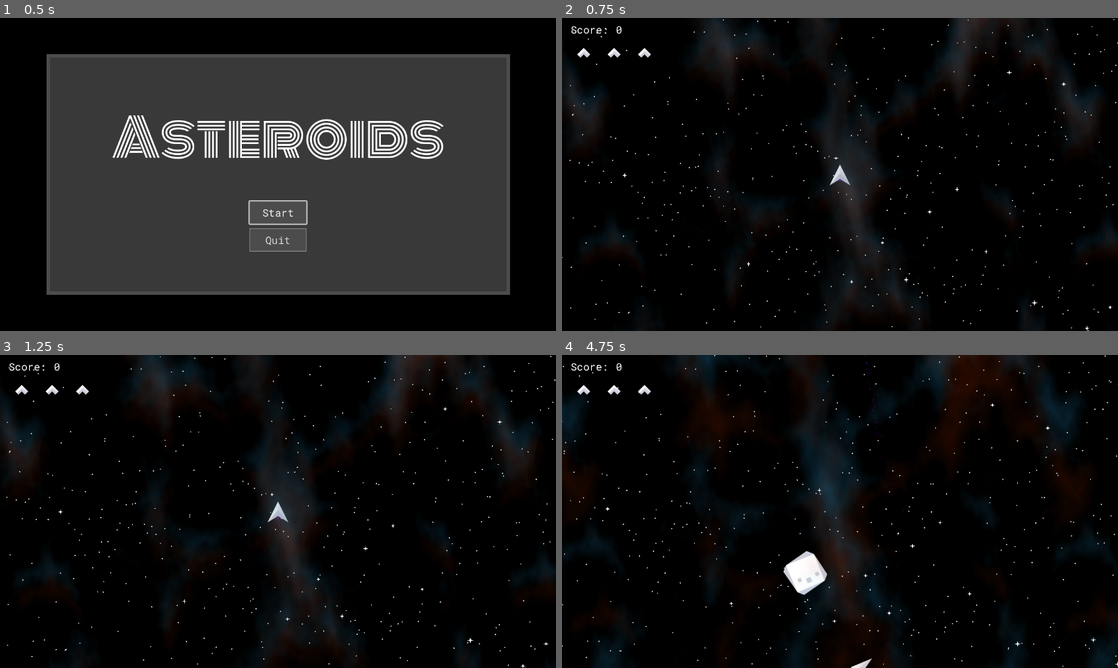
Above: before the commit, frames 1-4 (two rows, left to right).
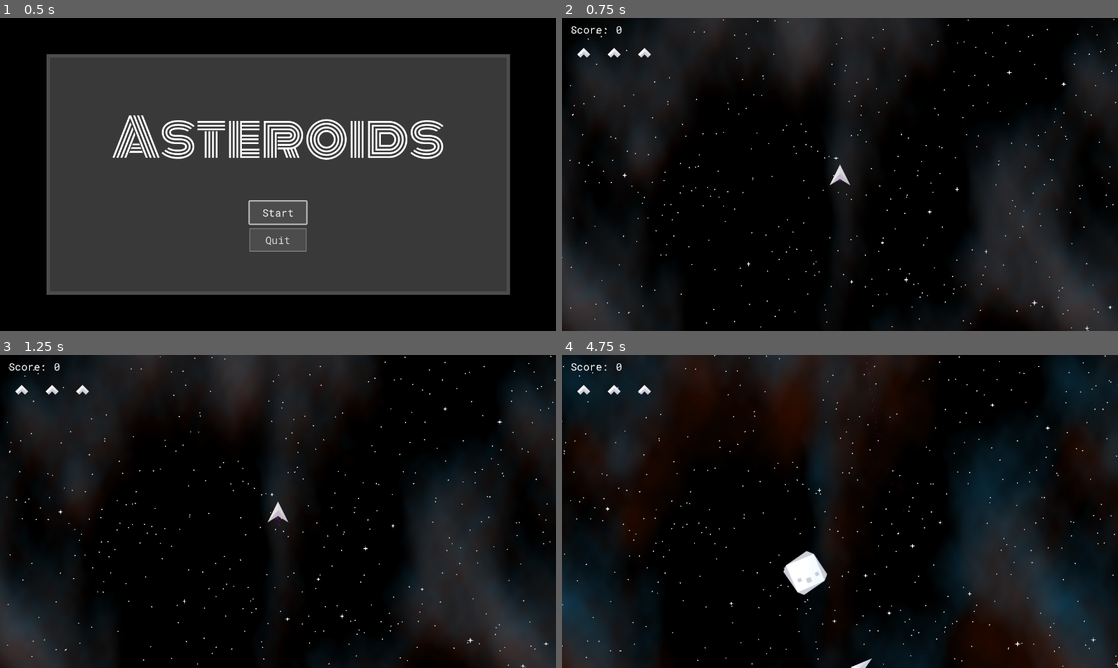
Above: after the commit, the same moments.

Repository: cdhumphreys/asteroids-godot
Game: Godot game, scene res://scenes/game.tscn
Two runs of this game, one before a commit and one after it. Both use one fixed random seed, a clock stepped at 60 frames per second and the inputs below.
Inputs:
- Up to frame 1 (0.5 s): no input
- Up to frame 2 (0.75 s): click "Start" at 0.5 s
- Up to frame 3 (1.25 s): no input
- Up to frame 4 (4.75 s): hold A (rotate_anticlockwise) 1.28-2.03 s; hold S (thrust_backward) from 1.28 s (still down); tap D (rotate_clockwise) at 2.1 s; hold Space (shoot) 2.78-3.53 s; tap A (rotate_anticlockwise) at 3.6 s; hold D (rotate_clockwise) from 4.28 s (still down)

Frame 1 is identical in both runs. In frame 2, 26% of the frame differs, in the area x 0-100%, y 0-100%; in frame 3, 27%; in frame 4, 33%.

Commit message:
Changing noise type for dust clouds

Diff:
--- a/scenes/starfield.tscn
+++ b/scenes/starfield.tscn
@@ -29,7 +29,7 @@
 scale_max = 0.14999999
 
 [sub_resource type="FastNoiseLite" id="FastNoiseLite_0ewwf"]
-noise_type = 2
+noise_type = 4
 
 [sub_resource type="NoiseTexture2D" id="NoiseTexture2D_4m7vi"]
 noise = SubResource("FastNoiseLite_0ewwf")
